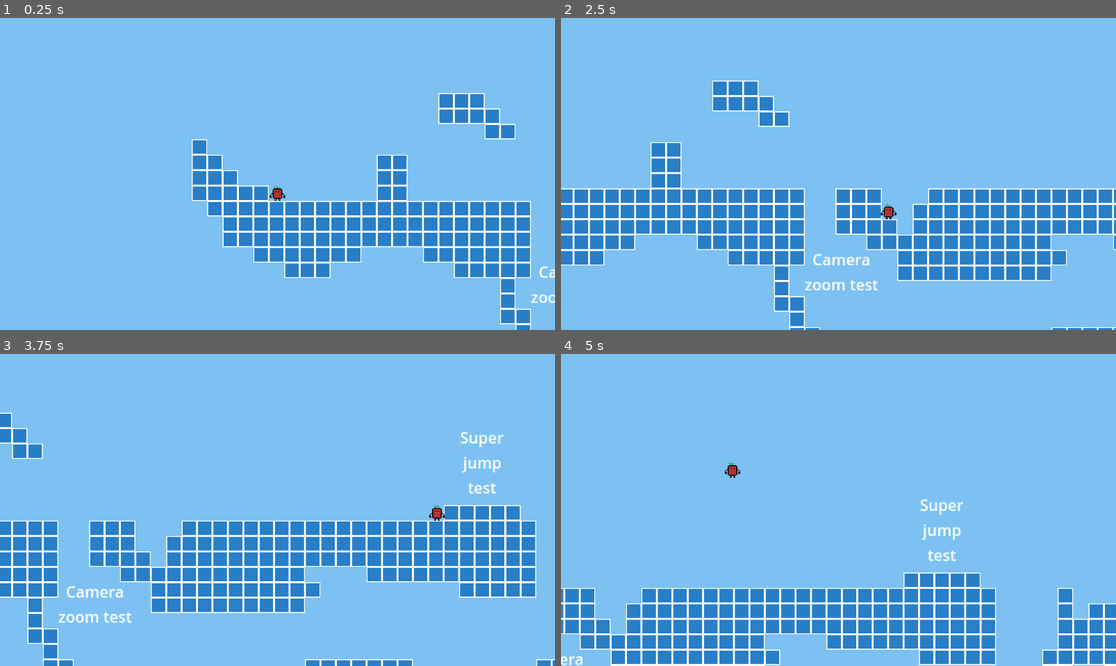
Above: before the commit, frames 1-4 (two rows, left to right).
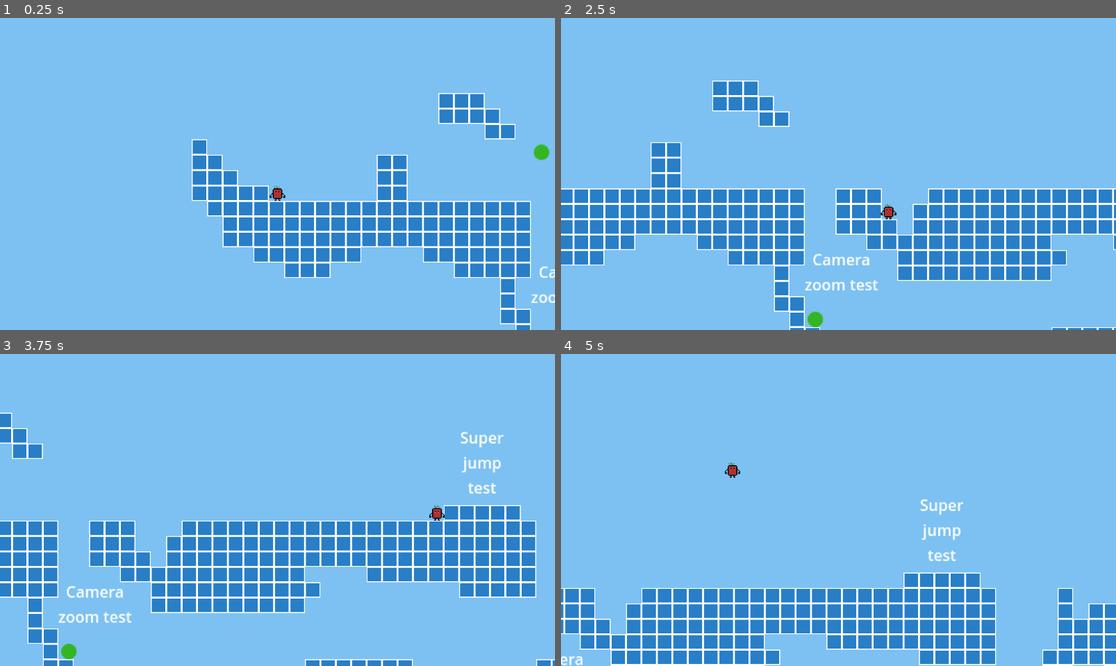
Above: after the commit, the same moments.

Repository: filipizydorczyk/godot-tests
Game: Godot game, scene res://Tests/MovementTest.tscn
The game is run twice, just before and just after one commit, with the same random seed, the same clock (stepped at 60 frames per second) and the same inputs.
Inputs:
- Up to frame 1 (0.25 s): no input
- Up to frame 2 (2.5 s): hold D (game_action_right) 0.53-2.03 s; tap E (game_action_super_movement) at 0.6, 1.35, 2.1 s; tap Up (game_action_up) at 0.77, 1.52 s; hold Left (game_action_left) from 2.03 s (still down)
- Up to frame 3 (3.75 s): release Left (game_action_left) at 2.78 s; hold D (game_action_right) from 2.78 s (still down); tap E (game_action_super_movement) at 2.85, 3.6 s; tap Up (game_action_up) at 3.02 s
- Up to frame 4 (5 s): tap Up (game_action_up) at 3.77, 4.52 s; release D (game_action_right) at 4.28 s; hold Left (game_action_left) from 4.28 s (still down); tap E (game_action_super_movement) at 4.35 s

The runs differ from the first frame. In frame 1, 0.1% of the frame differs, in the area x 96-99%, y 40-46%; in frame 2, 0.1%; in frame 3, 0.1%; in frame 4, nothing differs.

Commit message:
dev: added bouncing ball

Diff:
--- /dev/null
+++ b/Entities/Ball.tscn
@@ -0,0 +1,20 @@
+[gd_scene load_steps=4 format=3 uid="uid://cbyrq4ttf2ld1"]
+
+[ext_resource type="Texture2D" uid="uid://b320plk7kt3ht" path="res://Assets/Objects/Ball.png" id="1_74wlp"]
+
+[sub_resource type="PhysicsMaterial" id="PhysicsMaterial_wid86"]
+bounce = 0.35
+
+[sub_resource type="CircleShape2D" id="CircleShape2D_l7xj8"]
+radius = 8.0
+
+[node name="Ball" type="Node2D"]
+
+[node name="RigidBody2D" type="RigidBody2D" parent="."]
+physics_material_override = SubResource("PhysicsMaterial_wid86")
+
+[node name="CollisionShape2D" type="CollisionShape2D" parent="RigidBody2D"]
+shape = SubResource("CircleShape2D_l7xj8")
+
+[node name="Sprite2D" type="Sprite2D" parent="RigidBody2D"]
+texture = ExtResource("1_74wlp")
--- a/Tests/MovementTest.tscn
+++ b/Tests/MovementTest.tscn
@@ -1,9 +1,10 @@
-[gd_scene load_steps=9 format=3 uid="uid://6gl8jir4wm0y"]
+[gd_scene load_steps=10 format=3 uid="uid://6gl8jir4wm0y"]
 
 [ext_resource type="Texture2D" uid="uid://benhfr1lamh81" path="res://Assets/Environnement/TileMap.png" id="1_pw50x"]
-[ext_resource type="PackedScene" uid="uid://dgc4opp3od5lk" path="res://Characters/Player.tscn" id="2_c64tw"]
+[ext_resource type="PackedScene" uid="uid://dgc4opp3od5lk" path="res://Entities/Player.tscn" id="2_c64tw"]
 [ext_resource type="Texture2D" uid="uid://p78k80b3foxj" path="res://Assets/Environnement/Sky.png" id="3_140a4"]
 [ext_resource type="Script" path="res://Scripts/Camera.gd" id="3_jro8d"]
+[ext_resource type="PackedScene" uid="uid://cbyrq4ttf2ld1" path="res://Entities/Ball.tscn" id="5_3ymd8"]
 
 [sub_resource type="TileSetAtlasSource" id="TileSetAtlasSource_hfpq1"]
 texture = ExtResource("1_pw50x")
@@ -83,6 +84,9 @@
 test"
 horizontal_alignment = 1
 
+[node name="Ball" parent="." instance=ExtResource("5_3ymd8")]
+position = Vector2(299, -79)
+
 [connection signal="body_entered" from="ZoomedCameraArea" to="Camera2D" method="_on_zoomed_camera_area_body_entered"]
 [connection signal="body_exited" from="ZoomedCameraArea" to="Camera2D" method="_on_zoomed_camera_area_body_exited"]
 [connection signal="body_entered" from="HighJumpArea" to="Player" method="_on_high_jump_area_body_entered"]
Binary file added: Assets/Objects/Ball.png
Not shown, added: Assets/Objects/Ball.png.import
Renamed: Characters/Player.tscn -> Entities/Player.tscn
